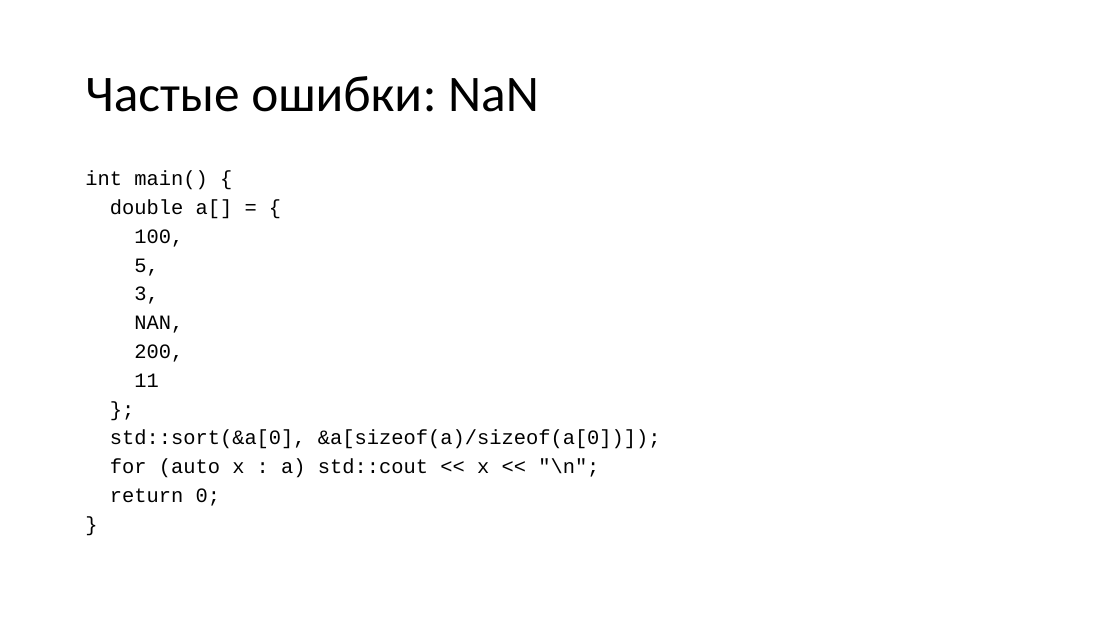
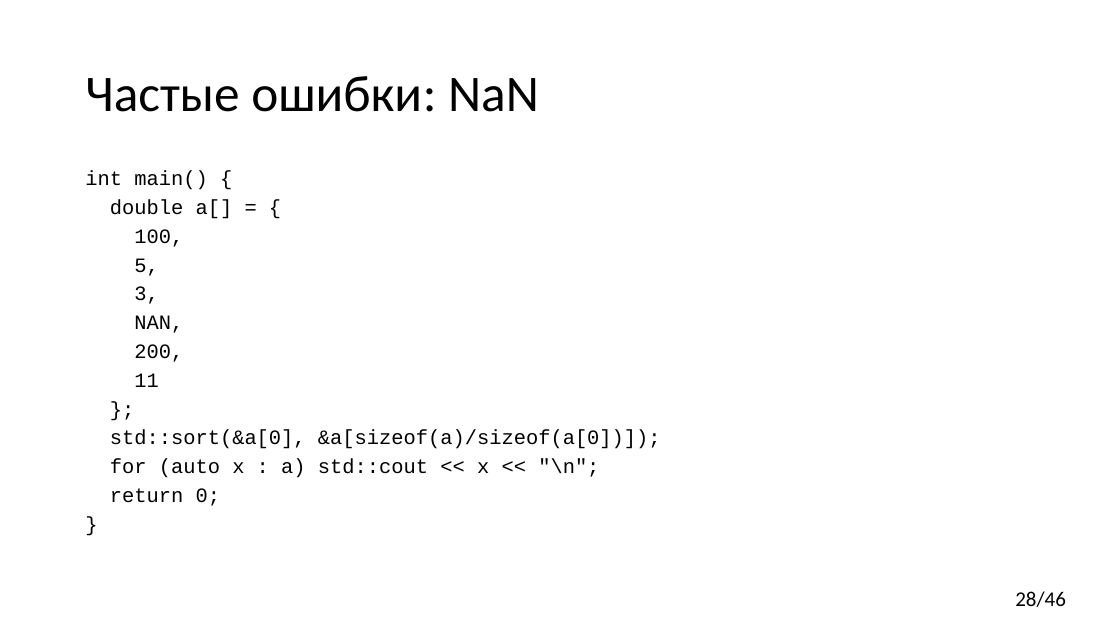
Before and after one commit to yugr/CppRussia, a slide deck: slide 28 of 2023/RU.pptx (slide 26 before the commit). Drawn at 1120x630 pixels with LibreOffice and Linux fonts; fonts in the diff are those of the drawing. Boxes give left, top, right and bottom in pixels: in the first picture for what was removed or moved away, otherwise in the second. Text is boxed around its words. In the diff, an @@ line names an element or a change of style, - is before the commit and + after.

```diff
--- a/2023/RU.pptx
+++ b/2023/RU.pptx
@@ page number added at (1015,591,1066,607), 18 pt, text #000000 @@
+28/46
```
Also in this commit, not shown: 43 other slides changed, 2 slides added.
